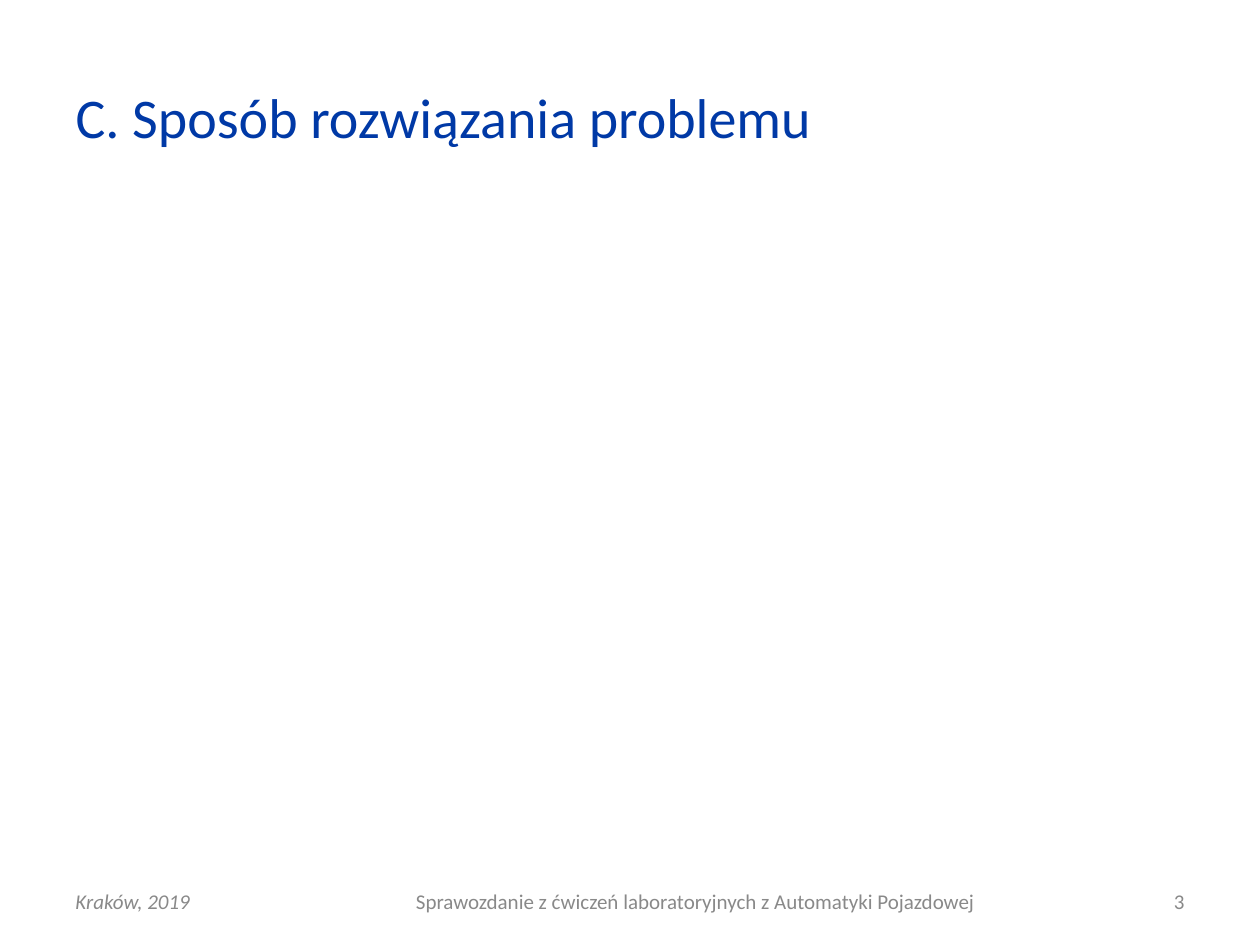
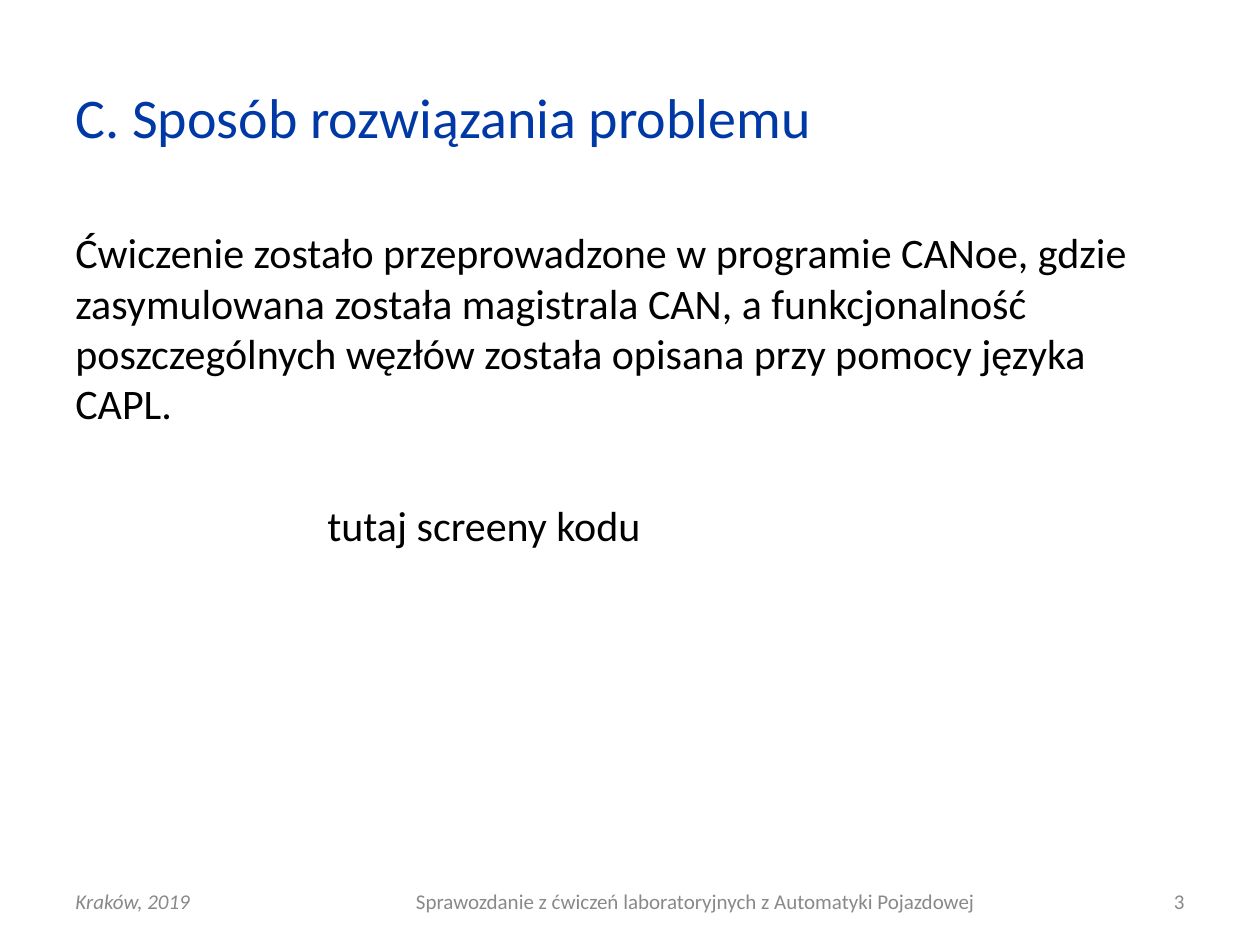
Before and after one commit to elfsonix/Automatyka-Pojazdowa, a slide deck: slide 3 of ananasy/AP_L04_20190306_0930_G03.ppt. Drawn at 1260x945 pixels with LibreOffice and Linux fonts; fonts in the diff are those of the drawing. Boxes give left, top, right and bottom in pixels: in the first picture for what was removed or moved away, otherwise in the second. Text is boxed around its words. In the diff, an @@ line names an element or a change of style, - is before the commit and + after.

```diff
--- a/ananasy/AP_L04_20190306_0930_G03.ppt
+++ b/ananasy/AP_L04_20190306_0930_G03.ppt
@@ text added at [75,234,1127,549], 24 pt, text #000000 @@
+Ćwiczenie zostało przeprowadzone w programie CANoe, gdzie zasymulowana została magistrala CAN, a funkcjonalność poszczególnych węzłów została opisana przy pomocy języka CAPL.
+tutaj screeny kodu
```
Also in this commit, not shown: 1 other slide changed.
